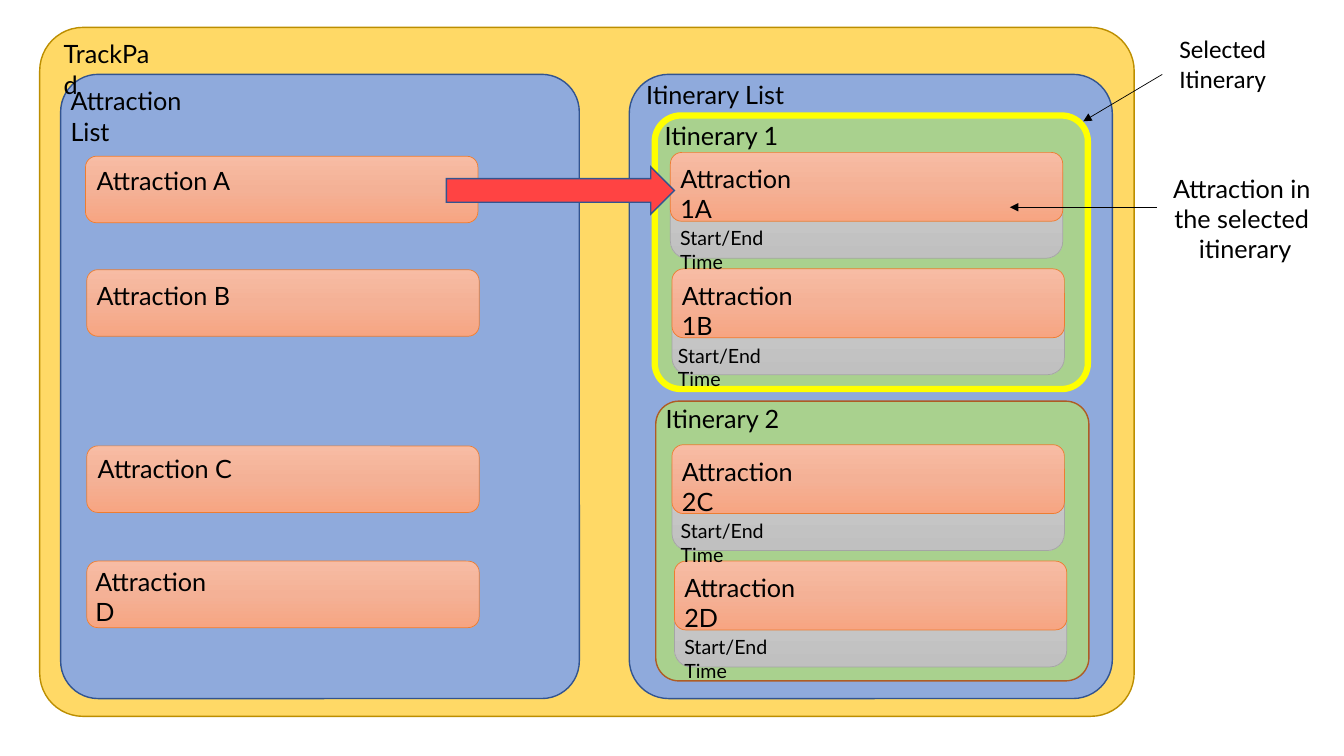
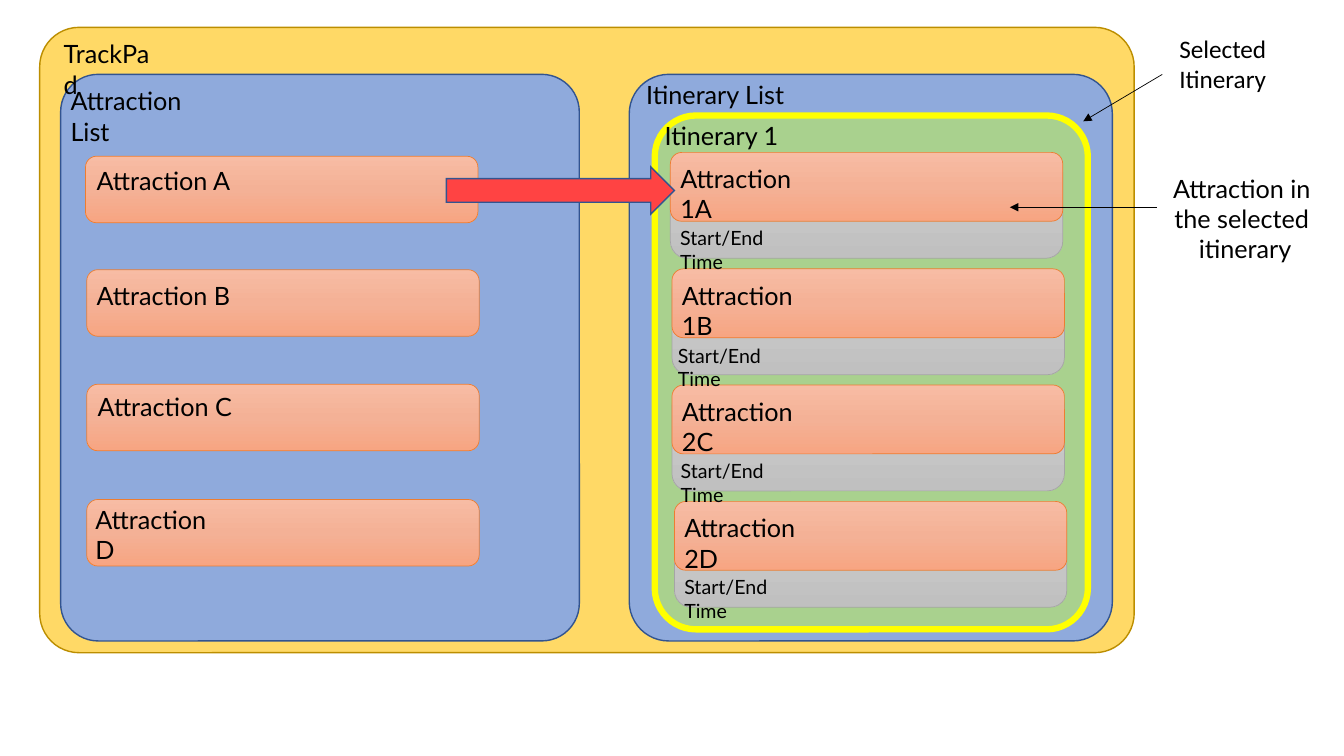
Before and after one commit to yuxuanxc/tp, a slide deck: slide 1 of docs/diagrams/ItineraryAttraction.pptx. Drawn at 1344x756 pixels with LibreOffice and Linux fonts; fonts in the diff are those of the drawing. Boxes give left, top, right and bottom in pixels: in the first picture for what was removed or moved away, otherwise in the second. Text is boxed around its words. In the diff, an @@ line names an element or a change of style, - is before the commit and + after.

```diff
--- a/docs/diagrams/ItineraryAttraction.pptx
+++ b/docs/diagrams/ItineraryAttraction.pptx
@@ rounded rectangle: place and size @@
-rounded rectangle at (39, 27, 1134, 716)
+rounded rectangle at (39, 27, 1134, 652)
@@ rounded rectangle: place and size @@
-rounded rectangle at (60, 75, 580, 699)
+rounded rectangle at (60, 75, 580, 641)
@@ rounded rectangle: place and size @@
-rounded rectangle at (629, 75, 1112, 699)
+rounded rectangle at (629, 75, 1112, 641)
@@ rounded rectangle: place and size @@
-rounded rectangle at (655, 116, 1089, 389)
+rounded rectangle at (655, 116, 1089, 630)
@@ 5 texts, 5 rounded rectangles: place and size @@
-5 texts, 5 rounded rectangles at (87, 445, 1067, 683)
+5 texts, 5 rounded rectangles at (87, 384, 1067, 618)
@@ rounded rectangle removed at (656, 401, 1090, 682) @@
@@ text removed at (666, 409, 780, 432) @@
-Itinerary 2
@@ text "Attraction D": place and size @@
-text "Attraction D" at (95, 572, 206, 621)
+text "Attraction D" at (95, 510, 206, 559)
@@ rounded rectangle: place and size @@
-rounded rectangle at (87, 562, 479, 628)
+rounded rectangle at (87, 499, 479, 566)
```
Also in this commit, not shown: 2 other files.
